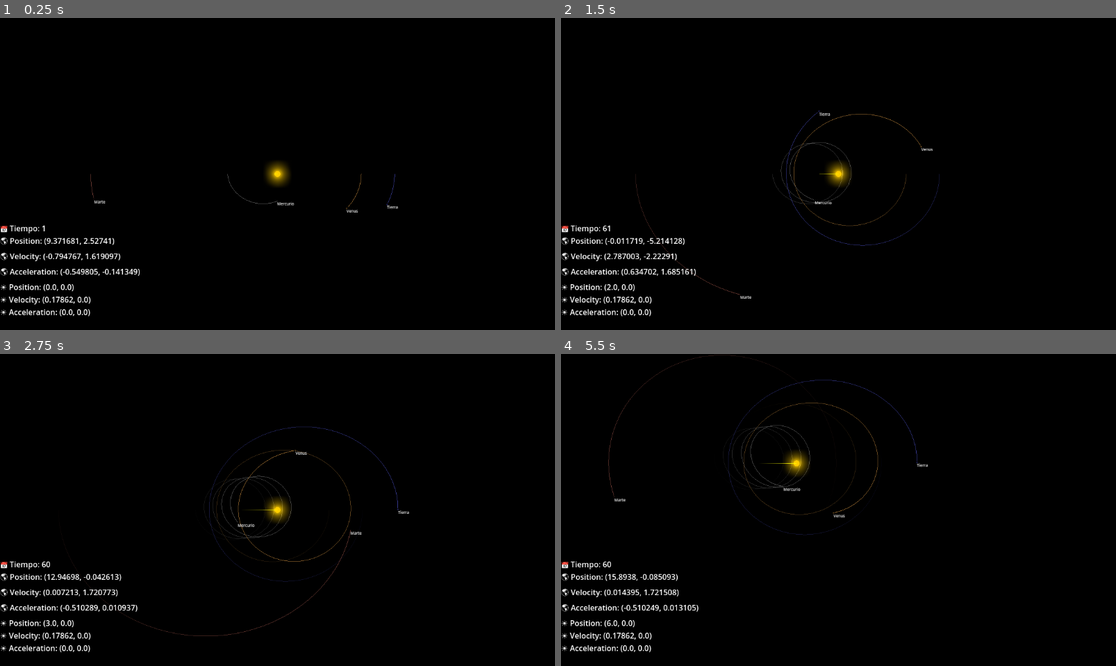
Above: before the commit, frames 1-4 (two rows, left to right).
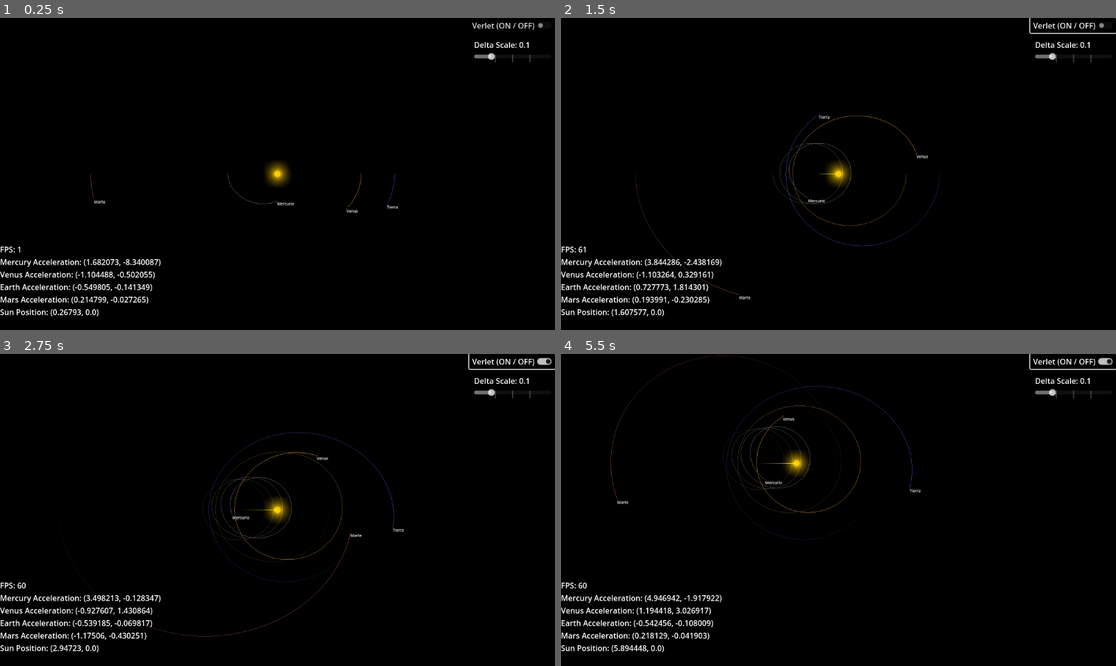
Above: after the commit, the same moments.

Repository: Carlinhos2912/simulacion_orbita_cuerpos_celestes_AyC
Game: Godot game, scene res://scenes/main.tscn
The game is run twice, just before and just after one commit, with the same random seed, the same clock (stepped at 60 frames per second) and the same inputs.
Inputs (mouse positions are in pixels of both pictures, inside the frame that each line leads up to):
- Up to frame 1 (0.25 s): no input
- Up to frame 2 (1.5 s): click (1071, 24) at 0.5 s, where only the run after the commit has a clickable "Verlet (ON / OFF)"; click (1071, 24) at 1.25 s, where only the run after the commit has a clickable "Verlet (ON / OFF)"
- Up to frame 3 (2.75 s): click (510, 360) at 2 s, where only the run after the commit has a clickable "Verlet (ON / OFF)"
- Up to frame 4 (5.5 s): move the mouse to (960, 494) at 2.77 s; click (960, 494) at 2.92 s; drag from (727, 525) to (810, 572) at 3.52 s; move the mouse to (894, 441) at 4.27 s; click (894, 441) at 4.42 s; drag from (810, 572) to (672, 463) at 5.02 s

The runs differ from the first frame. In frame 1, 2.6% of the frame differs, in the area x 0-98%, y 1-96%; in frame 2, 3.3%; in frame 3, 3.8%; in frame 4, 4.0%, in the area x 0-100%, y 0-96%.

Commit message:
UI update

Diff:
--- a/scenes/main.tscn
+++ b/scenes/main.tscn
@@ -54,11 +54,44 @@
 grow_vertical = 0
 size_flags_horizontal = 0
 size_flags_vertical = 8
-text = "FPS: 60
-🌎 Position: 0.000
-🌎 Velocity:  0.000
-🌎 Acceleration: 0.000
-☀️ Position: 0.0000"
+text = "Earth Position: 0.000
+Earth Velocity:  0.000
+Earth Acceleration: 0.000
+Sun Position: 0.0000"
+
+[node name="verlet_checkbtn" type="CheckButton" parent="UI"]
+anchors_preset = 1
+anchor_left = 1.0
+anchor_right = 1.0
+offset_left = -44.0
+offset_bottom = 24.0
+grow_horizontal = 0
+text = "Verlet (ON / OFF)"
+
+[node name="HSlider" type="HSlider" parent="UI"]
+anchors_preset = 1
+anchor_left = 1.0
+anchor_right = 1.0
+offset_left = -168.0
+offset_top = 72.0
+offset_right = -8.0
+offset_bottom = 88.0
+grow_horizontal = 0
+min_value = 0.001
+max_value = 0.5
+step = 0.01
+value = 0.101
+tick_count = 5
+
+[node name="Label" type="Label" parent="UI"]
+anchors_preset = 1
+anchor_left = 1.0
+anchor_right = 1.0
+offset_left = -168.0
+offset_top = 44.0
+offset_bottom = 67.0
+grow_horizontal = 0
+text = "Delta Scale: 0.1"
 
 [node name="sun_sprite" type="Sprite2D" parent="."]
 material = SubResource("CanvasItemMaterial_jyhfs")
@@ -73,4 +106,6 @@
 
 [node name="mars_sprite" type="Sprite2D" parent="."]
 
+[connection signal="toggled" from="UI/verlet_checkbtn" to="." method="_on_verlet_checkbtn_toggled"]
+[connection signal="drag_ended" from="UI/HSlider" to="." method="_on_h_slider_drag_ended"]
 [connection signal="attach_request" from="sun_sprite/CameraController" to="." method="_on_camera_controller_attach_request"]
--- a/scripts/celesbody.gd
+++ b/scripts/celesbody.gd
@@ -34,15 +34,23 @@
 
 
 # 🐊 Metodo que moviliza un selector segun calculos matematicos
-func dinamize( selector : Sprite2D, respect = null, scale : float = 1.0, ):
+func dinamize( selector : Sprite2D, respect = null, scale : float = 1.0, verlet = false):
 	if respect:
 		self.acceleration = self.calc_orbital_acceleration(respect)
 
-	self.velocity += self.acceleration * scale
-	self.position += self.velocity * scale
+	if verlet:
+		var new_pos = Vector2(self.position + self.velocity * scale + 0.5 * self.acceleration * scale ** 2)
+		var new_acceleration = Vector2(0,0)
+		if respect:
+			self.position = new_pos
+			new_acceleration = self.calc_orbital_acceleration(respect)
+		self.velocity = Vector2(self.velocity + 0.5 * (self.acceleration + new_acceleration) * scale)
+		self.position = new_pos
+	else:
+		self.velocity += self.acceleration * scale
+		self.position += self.velocity * scale
 
 	selector.position = self.position * Global.GAME_UNIT
-
 
 # 💫 Método recursivo para calcular la aceleración orbital en base a uno o varios objetivos
 func calc_orbital_acceleration(objective = null) -> Vector2:
--- a/scripts/main.gd
+++ b/scripts/main.gd
@@ -24,9 +24,10 @@
 var actual_index = 0
 
 # 🆘 Auxiliares
-const SCALED_DELTA = 0.1
+var SCALED_DELTA = 0.1
 var frame_counter = 0
 var colors : Array[Color]
+var verlet: bool = false
 
 func _ready():
 	# ⚠️ Limitar los FPS
@@ -57,8 +58,6 @@
 		])
 		sun_history.append(sun_selector.position)
 
-
-
 func _process(delta):
 	# 🔢 Contador de frames
 	frame_counter += 1
@@ -66,10 +65,10 @@
 	# ➡️ Mover los sprites tras calcular la dinamica de la instancia
 	sun.velocity = Vector2(1.32/7.39, 0)
 
-	mercury.dinamize(mercury_selector, [sun, venus, earth, mars], SCALED_DELTA)
-	venus.dinamize(venus_selector, [sun, mercury, earth, mars], SCALED_DELTA)
-	earth.dinamize(earth_selector, [sun, mercury, venus, mars], SCALED_DELTA)
-	mars.dinamize(mars_selector, [sun, mercury, venus, earth], SCALED_DELTA)
+	mercury.dinamize(mercury_selector, [sun, venus, earth, mars], SCALED_DELTA, verlet)
+	venus.dinamize(venus_selector, [sun, mercury, earth, mars], SCALED_DELTA, verlet)
+	earth.dinamize(earth_selector, [sun, mercury, venus, mars], SCALED_DELTA, verlet)
+	mars.dinamize(mars_selector, [sun, mercury, venus, earth], SCALED_DELTA, verlet)
 	sun.dinamize(sun_selector, null, SCALED_DELTA)
 
 	$mName.global_position = mercury_selector.global_position
@@ -83,7 +82,7 @@
 	queue_redraw()
 
 	# 📅 Actualizar la interfaz
-	if frame_counter % 15 == 0:
+	if frame_counter % 5 == 0:
 		_update_gui()
 		frame_counter = 0
 
@@ -100,21 +99,19 @@
 
 func _update_gui():
 	info_selector.text = """
-		📅 Tiempo: %d
-		🌎 Position: %s
-		🌎 Velocity: %s
-		🌎 Acceleration: %s
-		☀️ Position: %s
-		☀️ Velocity: %s
-		☀️ Acceleration: %s
+		FPS: %d
+		Mercury Acceleration: %s
+		Venus Acceleration: %s
+		Earth Acceleration: %s
+		Mars Acceleration: %s
+		Sun Position: %s
 		""" % [
 			Engine.get_frames_per_second(),
-			earth.position,
-			earth.velocity,
+			mercury.acceleration,
+			venus.acceleration,
 			earth.acceleration,
-			sun.position.round(),
-			sun.velocity,
-			sun.acceleration,
+			mars.acceleration,
+			sun.position
 		]
 
 func _draw():
@@ -149,3 +146,11 @@
 
 func _on_camera_controller_attach_request() -> void:
 	camera_selector.global_position = sun_selector.position
+
+func _on_verlet_checkbtn_toggled(toggled_on):
+	verlet = toggled_on
+
+func _on_h_slider_drag_ended(value_changed):
+	if value_changed:
+		SCALED_DELTA = $UI/HSlider.value
+		$UI/Label.text = "Delta Scale: %s" % SCALED_DELTA
